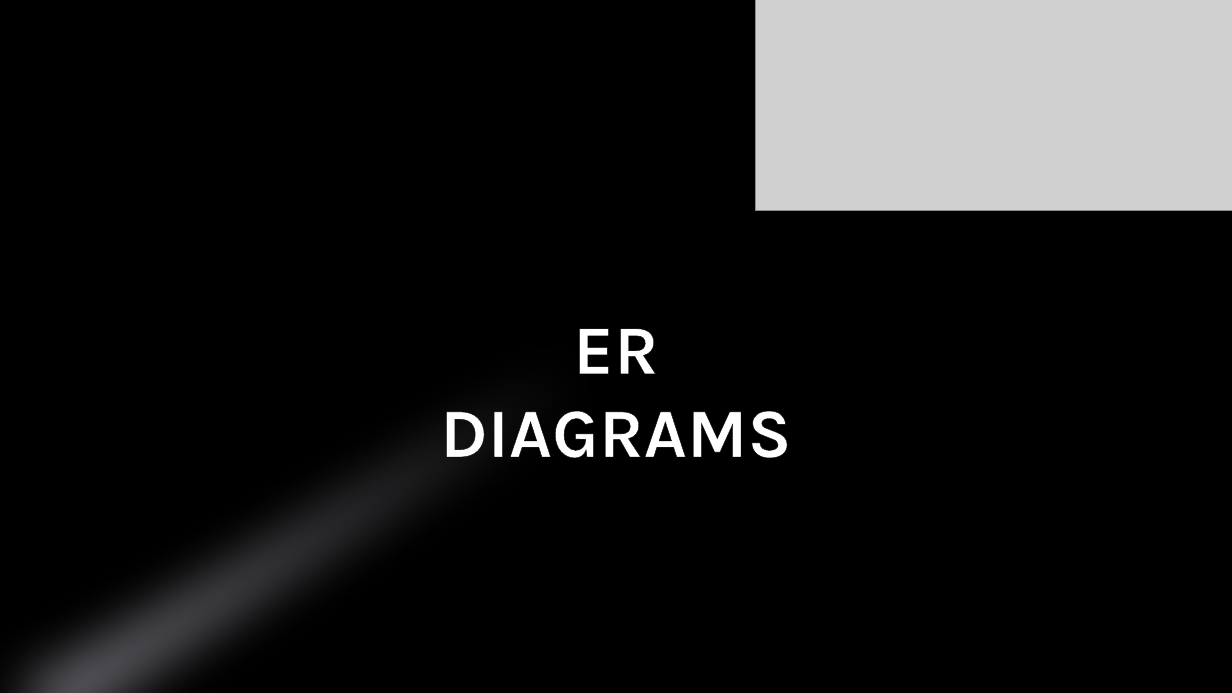
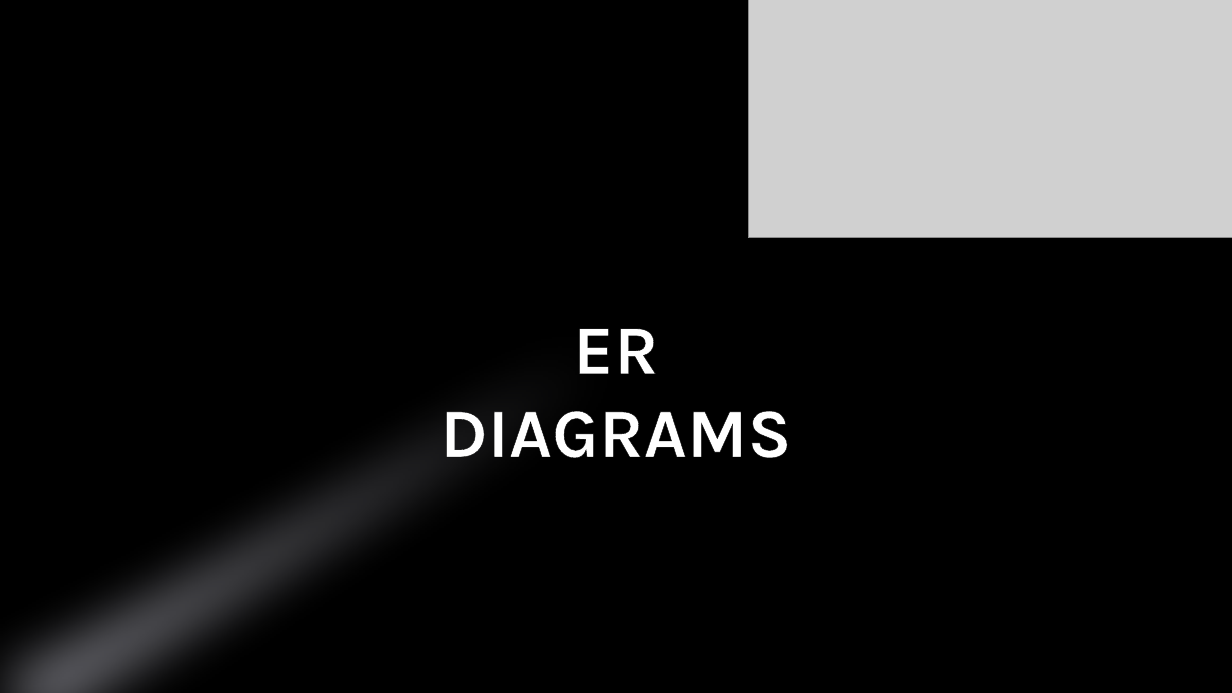
Before and after one commit to Jassi-Gill/theComplaintEngine, a slide deck: slide 1 of ER.pptx. Drawn at 1232x693 pixels with LibreOffice and Linux fonts; fonts in the diff are those of the drawing; grey boxes stand for pictures; background and template pictures are left out. Boxes give left, top, right and bottom in pixels: in the first picture for what was removed or moved away, otherwise in the second. Text is boxed around its words. In the diff, an @@ line names an element or a change of style, - is before the commit and + after.

Commit message:
c1

```diff
--- a/ER.pptx
+++ b/ER.pptx
@@ freeform shape at (0,0,1232,693): rotation 59 to 61 degrees; outline redrawn @@
@@ picture: place and size @@
-picture at (756,0,1232,211)
+picture at (749,0,1232,238)
```
Also in this commit, not shown: 1 other slide changed.
